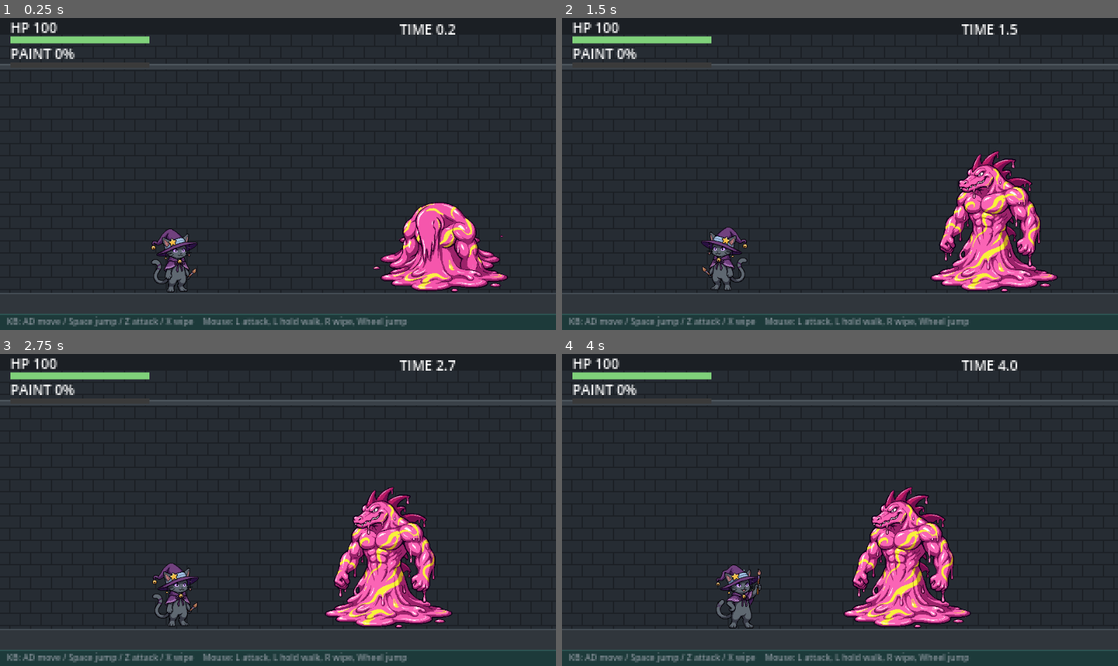
Above: before the commit, frames 1-4 (two rows, left to right).
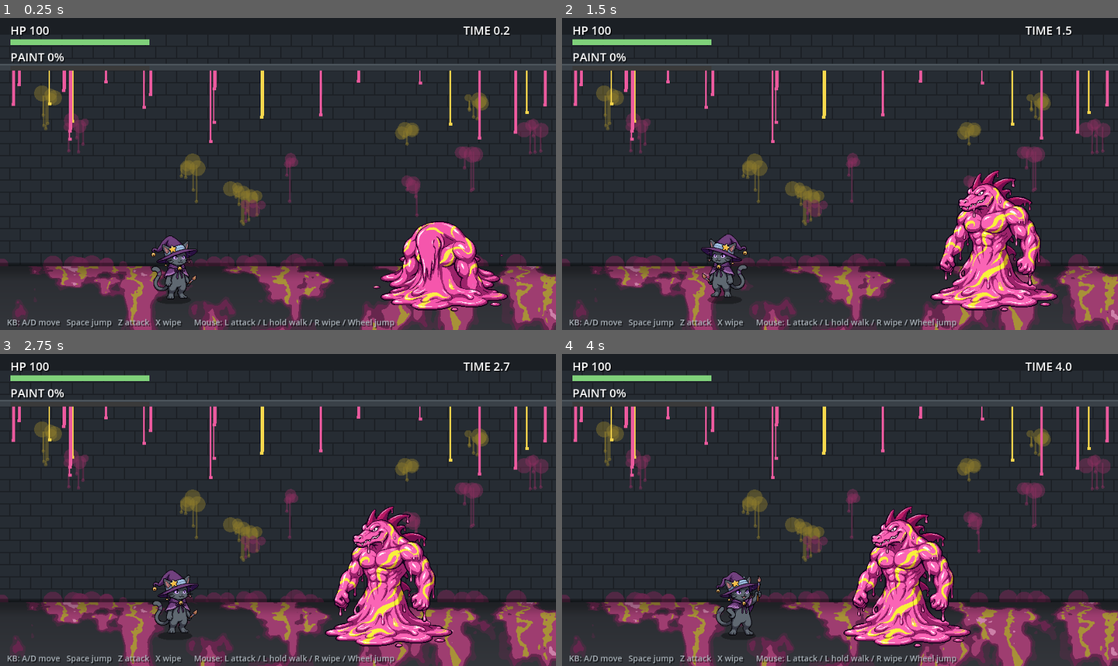
Above: after the commit, the same moments.

Repository: Dekaimo/sewer_proto
Game: Godot game, scene res://main.tscn
The game is run twice, just before and just after one commit, with the same random seed, the same clock (stepped at 60 frames per second) and the same inputs.
Inputs (mouse positions are in pixels of both pictures, inside the frame that each line leads up to):
- Up to frame 1 (0.25 s): no input
- Up to frame 2 (1.5 s): move the mouse to (962, 158) at 0.52 s; hold Right (right) 0.53-1.28 s; hold X (clean) 0.53-1.28 s; tap Z (attack) at 0.6 s; click (962, 158) at 0.67 s; tap Up (jump) at 0.77, 1.07 s; move the mouse to (728, 189) at 1.27 s; hold Left (left) from 1.28 s (still down); tap X (clean) at 1.35 s; click (728, 189) at 1.42 s
- Up to frame 3 (2.75 s): tap Up (jump) at 1.52, 1.55, 1.82, 2.1 s; move the mouse to (333, 441) at 2.02 s; release Left (left) at 2.03 s; hold Right (right) from 2.03 s (still down); click (333, 441) at 2.17 s; tap Z (attack) at 2.3 s
- Up to frame 4 (4 s): move the mouse to (812, 572) at 2.77 s; release Right (right) at 2.78 s; hold W 2.78-3.53 s; tap Z (attack) at 2.85 s; click (812, 572) at 2.92 s; tap Up (jump) at 3.02, 3.32, 3.77, 3.8 s; tap X (clean) at 3.05 s; move the mouse to (1006, 556) at 3.52 s; hold Left (left) from 3.53 s (still down); hold X (clean) from 3.53 s (still down); click (1006, 556) at 3.67 s

The runs differ from the first frame. In frame 1, 21% of the frame differs, in the area x 0-100%, y 1-100%; in frame 2, 23%; in frame 3, 23%; in frame 4, 24%.

Commit message:
Crisp HUD text, paint-covered floor, grounded wani, shadows
Co-Authored-By: Claude Opus 5.5 <noreply@anthropic.com>
Claude-Session: https://claude.ai/code/session_016eaBthCvKzWp812yLXmusx

Diff:
--- a/enemy.gd
+++ b/enemy.gd
@@ -3,7 +3,7 @@
 ## 絵は 256x256。元絵は左向き。
 
 const IDLE = preload("res://assets/wani_idle.png")
-const FEET_Y := 253
+const FEET_Y := 232      # 水たまりの中ほどを足元の線に合わせる（床に広がって見えるように）
 const FLANK := 95.0       # 挟み撃ちのときにプレイヤーから取る距離
 const REACH := 60.0       # 突進が当たる距離
 
--- /dev/null
+++ b/floor.gdshader
@@ -0,0 +1,50 @@
+shader_type canvas_item;
+// 下水道の床：ペンキまみれのドロドロ床。ピクセル単位で量子化してドット絵になじませる。
+
+uniform vec2 size = vec2(960.0, 110.0);
+uniform float px = 1.0;   // 模様の1ドットの大きさ
+
+float hash(vec2 p) { return fract(sin(dot(p, vec2(127.1, 311.7))) * 43758.5453); }
+float noise(vec2 p) {
+	vec2 i = floor(p);
+	vec2 f = fract(p);
+	f = f * f * (3.0 - 2.0 * f);
+	return mix(mix(hash(i), hash(i + vec2(1, 0)), f.x), mix(hash(i + vec2(0, 1)), hash(i + vec2(1, 1)), f.x), f.y);
+}
+float fbm(vec2 p) {
+	float v = 0.0;
+	float a = 0.5;
+	for (int i = 0; i < 4; i++) { v += a * noise(p); p *= 2.0; a *= 0.5; }
+	return v;
+}
+
+void fragment() {
+	vec2 p = floor(UV * size / px) * px;
+	float depth = p.y / size.y;                 // 0=奥 1=手前
+	vec2 q = vec2(p.x / 60.0, p.y / (18.0 + 30.0 * depth));   // 奥ほど潰れて見える
+	float flow = TIME * 0.03;
+	float n = fbm(q + vec2(flow, 0.0));
+	float m = fbm(q * 2.3 + vec2(3.1, -flow));
+
+	vec3 base = mix(vec3(0.16, 0.17, 0.19), vec3(0.20, 0.21, 0.23), depth);
+	// 床のペンキは古く濁った色にして、キャラより目立たないようにする
+	vec3 pink = vec3(0.62, 0.24, 0.44);
+	vec3 pink_dark = vec3(0.40, 0.15, 0.30);
+	vec3 yellow = vec3(0.66, 0.57, 0.22);
+
+	vec3 col = base;
+	float puddle = smoothstep(0.50, 0.52, n);
+	if (puddle > 0.5) {
+		col = pink_dark;
+		if (n > 0.55) col = pink;
+		float swirl = sin(q.x * 9.0 + m * 9.0);
+		if (n > 0.57 && swirl > 0.75) col = yellow;
+		// てかり
+		if (n > 0.6 && m > 0.7) col = vec3(0.80, 0.50, 0.66);
+	} else if (n > 0.47) {
+		col = mix(base, pink_dark, 0.35);   // 縁のにじみ
+	}
+	// 奥の境目を暗く
+	col *= 0.75 + 0.25 * smoothstep(0.0, 0.25, depth);
+	COLOR = vec4(col, 1.0);
+}
--- a/hud.gd
+++ b/hud.gd
@@ -1,40 +1,41 @@
 extends Node2D
+## HUD（960x540 基準）。拡大せずにそのまま描くので文字がにじまない。
 
 var main
-
-
-func _ready() -> void:
-	scale = Vector2(3, 3)   # 320x180 基準で描いて3倍表示
+const FS := 20      # 文字の大きさ
+const FS_SMALL := 14
 
 
 func _process(_delta: float) -> void:
 	queue_redraw()
 
 
-func _txt(pos: Vector2, s: String, col := Color.WHITE, size := 8) -> void:
+func _txt(pos: Vector2, s: String, col := Color.WHITE, size := FS) -> void:
+	# 影をつけて読みやすく
+	draw_string(ThemeDB.fallback_font, pos + Vector2(2, 2), s, HORIZONTAL_ALIGNMENT_LEFT, -1, size, Color(0, 0, 0, 0.6))
 	draw_string(ThemeDB.fallback_font, pos, s, HORIZONTAL_ALIGNMENT_LEFT, -1, size, col)
 
 
 func _draw() -> void:
 	var p = main.player
 	var c: float = p.contamination()
-	_txt(Vector2(6, 9), "HP %d" % int(ceil(p.hp)))
-	draw_rect(Rect2(6, 11, 80, 4), Color("3a3a3a"))
-	draw_rect(Rect2(6, 11, 80 * p.hp / p.HP_MAX, 4), Color("7fd17a"))
-	_txt(Vector2(6, 24), "PAINT %d%%" % int(c * 100))
-	draw_rect(Rect2(6, 26, 80, 3), Color("3a3a3a"))
-	draw_rect(Rect2(6, 26, 80 * c, 3), Color("ec5a9e"))
-	_txt(Vector2(230, 10), "TIME %.1f" % main.survive_time)
-	_txt(Vector2(4, 177), "KB: AD move / Space jump / Z attack / X wipe    Mouse: L attack, L hold walk, R wipe, Wheel jump", Color("8a949c"), 5)
+	_txt(Vector2(18, 30), "HP %d" % int(ceil(p.hp)))
+	draw_rect(Rect2(18, 38, 240, 10), Color("3a3a3a"))
+	draw_rect(Rect2(18, 38, 240 * p.hp / p.HP_MAX, 10), Color("7fd17a"))
+	_txt(Vector2(18, 76), "PAINT %d%%" % int(c * 100))
+	draw_rect(Rect2(18, 84, 240, 8), Color("3a3a3a"))
+	draw_rect(Rect2(18, 84, 240 * c, 8), Color("ec5a9e"))
+	_txt(Vector2(800, 30), "TIME %.1f" % main.survive_time)
+	_txt(Vector2(12, 532), "KB: A/D move   Space jump   Z attack   X wipe      Mouse: L attack / L hold walk / R wipe / Wheel jump", Color("aab3ba"), FS_SMALL)
 
 	if p.state == "grabbed":
-		var pos: Vector2 = p.position / 3.0 + Vector2(-16, -48)
-		_txt(pos + Vector2(-12, -3), "<- -> / SHAKE!", Color("f9d84d"))
-		draw_rect(Rect2(pos.x, pos.y, 32, 3), Color("3a3a3a"))
-		draw_rect(Rect2(pos.x, pos.y, 32 * p.struggle, 3), Color("bfefff"))
+		var pos: Vector2 = p.position + Vector2(-50, -150)
+		_txt(pos + Vector2(-20, -8), "<- -> / SHAKE!", Color("f9d84d"))
+		draw_rect(Rect2(pos.x, pos.y, 100, 8), Color("3a3a3a"))
+		draw_rect(Rect2(pos.x, pos.y, 100 * p.struggle, 8), Color("bfefff"))
 
 	if main.game_over:
-		draw_rect(Rect2(0, 0, 320, 180), Color(0, 0, 0, 0.55))
-		_txt(Vector2(108, 80), "OVERWHELMED...", Color("ec5a9e"))
-		_txt(Vector2(118, 94), "Lasted %.1f sec" % main.survive_time)
-		_txt(Vector2(120, 108), "R : try again", Color("8a949c"))
+		draw_rect(Rect2(0, 0, 960, 540), Color(0, 0, 0, 0.45))
+		_txt(Vector2(370, 230), "OVERWHELMED...", Color("ec5a9e"), 32)
+		_txt(Vector2(395, 270), "Lasted %.1f sec" % main.survive_time)
+		_txt(Vector2(405, 305), "R : try again", Color("aab3ba"))
--- a/main.gd
+++ b/main.gd
@@ -6,10 +6,12 @@
 const EnemyScript = preload("res://enemy.gd")
 const HudScript = preload("res://hud.gd")
 const SfxScript = preload("res://sfx.gd")
+const FloorShader = preload("res://floor.gdshader")
 
 const VIEW_W := 960.0
 const VIEW_H := 540.0
-const FLOOR_Y := 476.0
+const FLOOR_TOP := 430.0   # 壁と床の境目
+const FLOOR_Y := 488.0     # 足元の線（床の奥行きの中ほど）
 const ARENA_L := 30.0
 const ARENA_R := 930.0
 
@@ -20,6 +22,7 @@
 var token_holder = null        # 同時に攻撃できる敵は1体だけ（攻撃権トークン）
 var game_over := false
 var survive_time := 0.0
+var splat_layer: Node2D
 
 
 func _ready() -> void:
@@ -27,6 +30,19 @@
 	_setup_input()
 	sfx = SfxScript.new()
 	add_child(sfx)
+	# ペンキまみれの床（シェーダー）
+	var fl := ColorRect.new()
+	fl.position = Vector2(0, FLOOR_TOP)
+	fl.size = Vector2(VIEW_W, VIEW_H - FLOOR_TOP)
+	var fm := ShaderMaterial.new()
+	fm.shader = FloorShader
+	fm.set_shader_parameter("size", fl.size)
+	fl.material = fm
+	fl.mouse_filter = Control.MOUSE_FILTER_IGNORE
+	add_child(fl)
+	splat_layer = Node2D.new()
+	splat_layer.draw.connect(_draw_splats)
+	add_child(splat_layer)
 	player = PlayerScript.new()
 	player.main = self
 	player.position = Vector2(300, FLOOR_Y)
@@ -108,13 +124,13 @@
 	floor_splats.append({"x": clampf(x, ARENA_L, ARENA_R), "w": w})
 	if floor_splats.size() > 60:
 		floor_splats.pop_front()
-	queue_redraw()
+	splat_layer.queue_redraw()
 
 
 func clean_floor(x0: float, x1: float) -> int:
 	var before := floor_splats.size()
 	floor_splats = floor_splats.filter(func(s): return s.x + s.w * 0.5 < x0 or s.x - s.w * 0.5 > x1)
-	queue_redraw()
+	splat_layer.queue_redraw()
 	return before - floor_splats.size()
 
 
@@ -127,24 +143,54 @@
 
 # ---------- 背景 ----------
 func _draw() -> void:
-	draw_rect(Rect2(0, 0, VIEW_W, VIEW_H), Color("1b1f24"))
+	draw_rect(Rect2(0, 0, VIEW_W, FLOOR_TOP), Color("1b1f24"))
+	var rng := RandomNumberGenerator.new()
+	rng.seed = 7
 	# レンガ
-	for row in range(0, 22):
+	for row in range(0, 20):
 		var y := 30 + row * 21
+		if y > FLOOR_TOP:
+			break
 		var off := 0 if row % 2 == 0 else 18
 		for col in range(-1, 28):
-			draw_rect(Rect2(col * 36 + off, y, 34, 19), Color("262c33"))
-	# 配管
-	draw_rect(Rect2(0, 80, VIEW_W, 10), Color("3a4148"))
+			draw_rect(Rect2(col * 36 + off, y, 34, minf(19, FLOOR_TOP - y)), Color("262c33"))
+	# 壁のペンキ染み（にじみ＋垂れ）
+	for i in 12:
+		var cx := rng.randf_range(0, VIEW_W)
+		var cy := rng.randf_range(130, FLOOR_TOP - 60)
+		var col := Color("8a2f5f") if rng.randf() < 0.75 else Color("8f7c2c")
+		col.a = 0.45
+		for k in 4:
+			draw_circle(Vector2(cx + rng.randf_range(-18, 18), cy + rng.randf_range(-6, 6)), rng.randf_range(6, 14), col)
+		for k in rng.randi_range(2, 4):
+			var dx := cx + rng.randf_range(-16, 16)
+			var dl := rng.randf_range(10, 70)
+			draw_rect(Rect2(dx - 1.5, cy, 3, dl), col)
+			draw_circle(Vector2(dx, cy + dl), 3.0, col)
+	# 床際にたまったペンキ
+	for i in 30:
+		var col2 := Color("6e2650")
+		col2.a = 0.6
+		draw_circle(Vector2(rng.randf_range(0, VIEW_W), FLOOR_TOP - rng.randf_range(0, 6)), rng.randf_range(6, 18), col2)
+	# 配管と、そこから垂れるペンキ
+	draw_rect(Rect2(0, 80, VIEW_W, 12), Color("3a4148"))
 	draw_rect(Rect2(0, 81, VIEW_W, 2), Color("525b63"))
-	# 床
-	draw_rect(Rect2(0, FLOOR_Y, VIEW_W, VIEW_H - FLOOR_Y), Color("30363c"))
-	draw_rect(Rect2(0, FLOOR_Y, VIEW_W, 2), Color("4b545c"))
-	# 水路
-	draw_rect(Rect2(0, VIEW_H - 28, VIEW_W, 28), Color("1d3a3a"))
-	draw_rect(Rect2(0, VIEW_H - 28, VIEW_W, 2), Color("2f5b58"))
-	# 床のペンキ
+	for i in 22:
+		var x := rng.randf_range(0, VIEW_W)
+		var dl := rng.randf_range(8, 120)
+		var c2 := Color("ec5a9e") if rng.randf() < 0.75 else Color("f9d84d")
+		draw_rect(Rect2(x, 92, rng.randf_range(2, 6), dl), c2)
+		draw_rect(Rect2(x - 1, 92 + dl, 6, 5), c2)
+	# 床との境目の影
+	draw_rect(Rect2(0, FLOOR_TOP - 6, VIEW_W, 6), Color(0, 0, 0, 0.35))
+
+
+# 戦闘中に増える床のペンキ（床シェーダーの上に描く）
+func _draw_splats() -> void:
 	for s in floor_splats:
-		var x0 = s.x - s.w * 0.5
-		draw_rect(Rect2(x0, FLOOR_Y - 2, s.w, 6), Color("ec5a9e"))
-		draw_rect(Rect2(x0 + s.w * 0.3, FLOOR_Y, s.w * 0.3, 2), Color("f9d84d"))
+		var c := Vector2(s.x, FLOOR_Y + 2)
+		splat_layer.draw_set_transform(c, 0.0, Vector2(1.0, 0.28))
+		splat_layer.draw_circle(Vector2.ZERO, s.w * 0.55, Color("b8357a"))
+		splat_layer.draw_circle(Vector2(0, -4), s.w * 0.45, Color("ec5a9e"))
+		splat_layer.draw_circle(Vector2(s.w * 0.12, -8), s.w * 0.12, Color("f9d84d"))
+	splat_layer.draw_set_transform(Vector2.ZERO, 0.0, Vector2.ONE)
--- a/player.gd
+++ b/player.gd
@@ -352,6 +352,12 @@
 
 
 func _draw() -> void:
+	# 足元の影（ジャンプ中も床に残す）
+	if state != "defeated":
+		var gy: float = main.FLOOR_Y - position.y
+		draw_set_transform(Vector2(0, gy), 0.0, Vector2(1.0, 0.25))
+		draw_circle(Vector2.ZERO, 30.0, Color(0, 0, 0, 0.35))
+		draw_set_transform(Vector2.ZERO, 0.0, Vector2.ONE)
 	if cleaning and state == "normal":
 		var t := Time.get_ticks_msec() / 120
 		for i in 3:
--- a/project.godot
+++ b/project.godot
@@ -11,7 +11,7 @@
 window/size/viewport_height=540
 window/size/window_width_override=1280
 window/size/window_height_override=720
-window/stretch/mode="viewport"
+window/stretch/mode="canvas_items"
 window/stretch/scale_mode="integer"
 
 [rendering]
